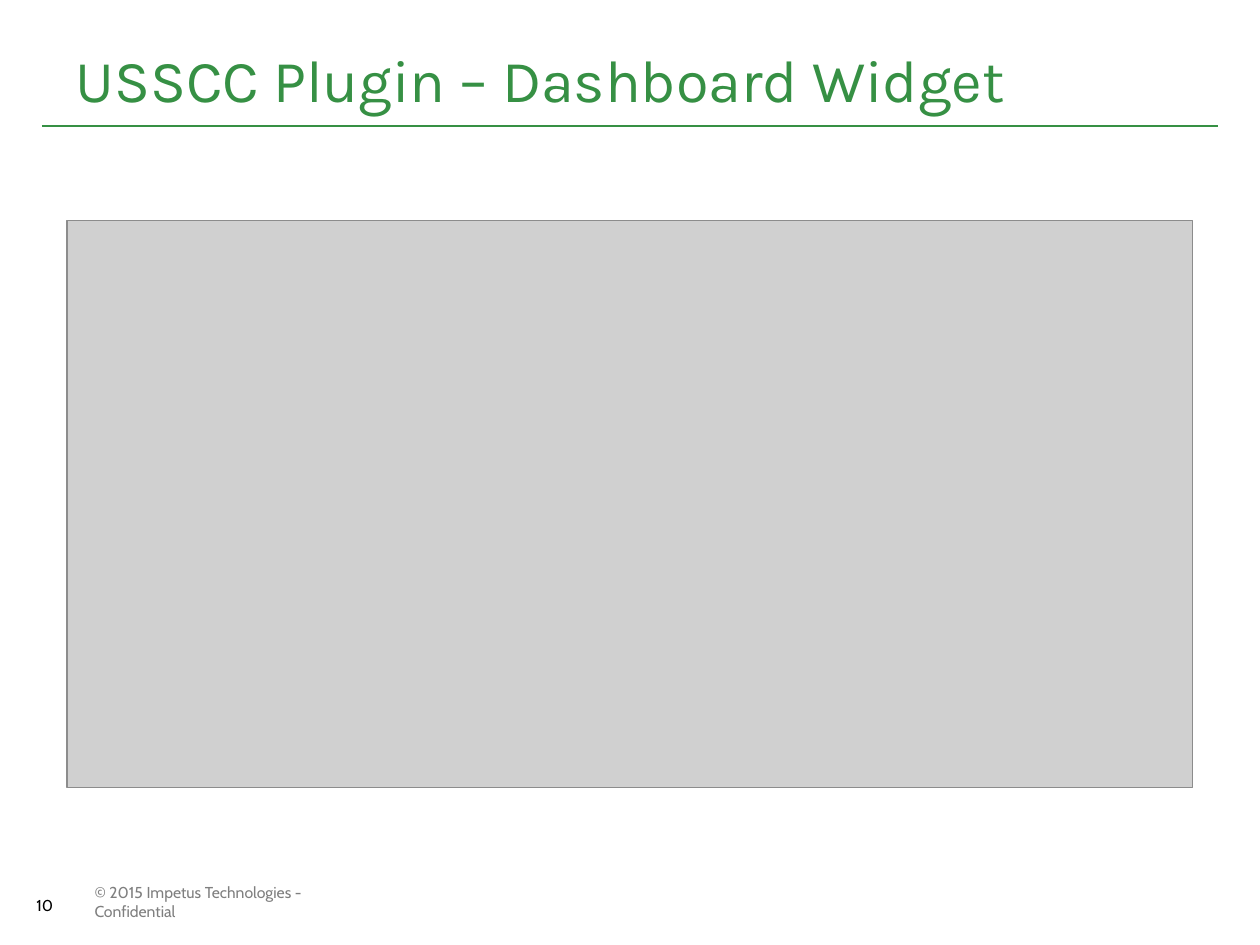
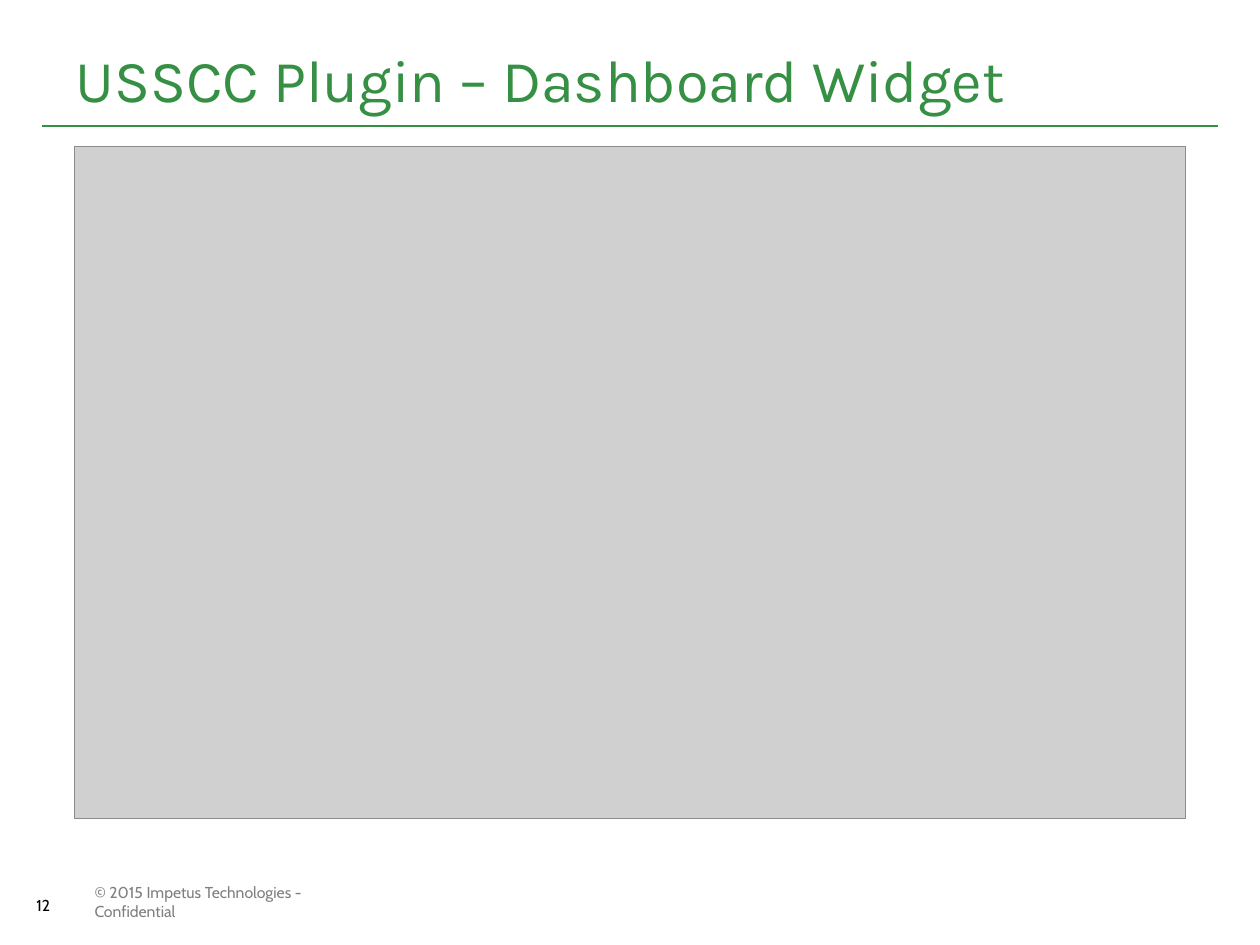
Before and after one commit to Impetus/couverture, a slide deck: slide 12 of USSCC_DOCUMENT/presentations/User Story Specific Code Coverage Tool.pptx (slide 10 before the commit). Drawn at 1260x945 pixels with LibreOffice and Linux fonts; fonts in the diff are those of the drawing; grey boxes stand for pictures; background and template pictures are left out. Boxes give left, top, right and bottom in pixels: in the first picture for what was removed or moved away, otherwise in the second. Text is boxed around its words. In the diff, an @@ line names an element or a change of style, - is before the commit and + after.

```diff
--- a/USSCC_DOCUMENT/presentations/User Story Specific Code Coverage Tool.pptx
+++ b/USSCC_DOCUMENT/presentations/User Story Specific Code Coverage Tool.pptx
@@ picture: place and size @@
-picture at <box>67,220,1192,788</box>
+picture at <box>74,146,1186,818</box>
@@ page number at <box>36,899,50,911</box>: text changed @@
-10
+12
```
Also in this commit, not shown: 1 other slide changed, 1 slide added, 1 slide removed, 9 other files.
